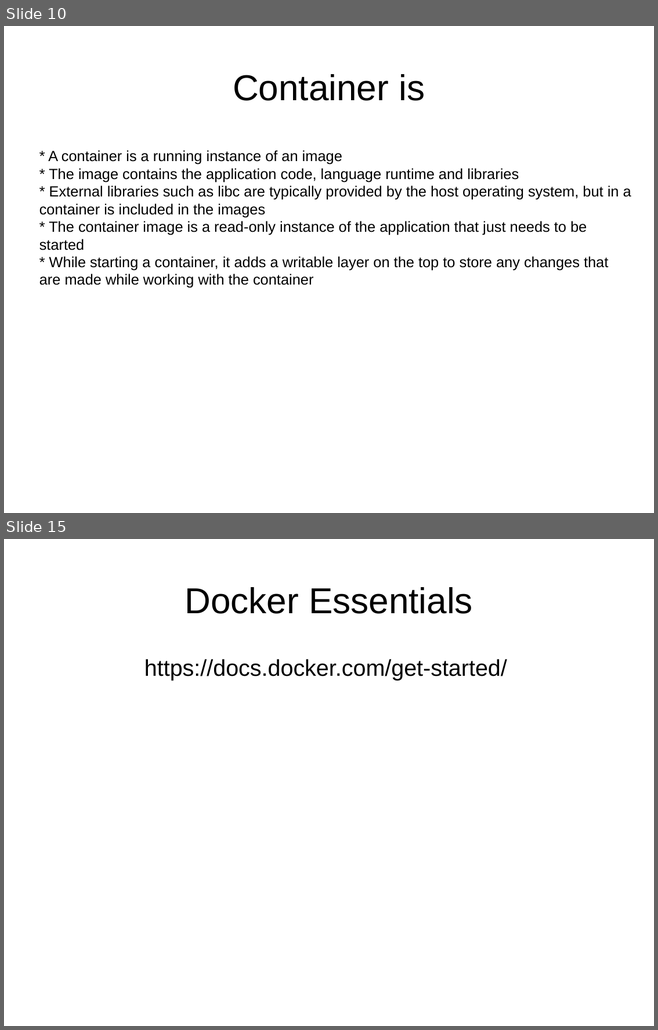
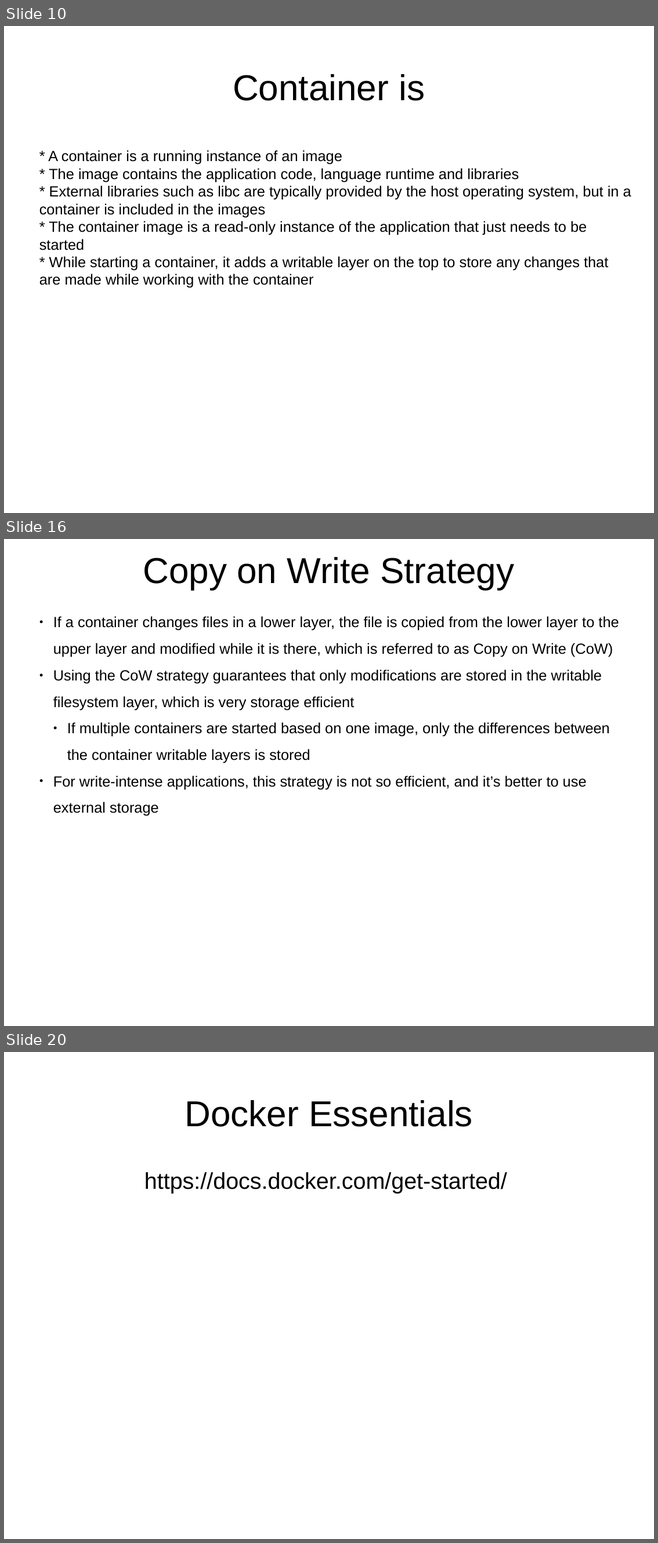
Before and after one commit to j-avdeev/DevOps, a slide deck: Lec presentations/DevOps - lec2 - RAID VM Docker.odp. Shown one above the other, each under a label of ours: slides 10 and 15 before the commit, slides 10, 16 and 20 after it; the slides between them are not shown. The pictures are 658x1030 and 658x1543 pixels, drawn with LibreOffice and Linux fonts; fonts in the diff are those of the drawing. Boxes give left, top, right and bottom in pixels: in the first picture for what was removed or moved away, otherwise in the second. Text is boxed around its words. In the diff, an @@ line names an element or a change of style, - is before the commit and + after.

```diff
--- a/Lec presentations/DevOps - lec2 - RAID VM Docker.odp
+++ b/Lec presentations/DevOps - lec2 - RAID VM Docker.odp
@@ slide 16 added at [4, 539, 654, 1026], background #FFFFFF @@
@@ title added at [143, 557, 514, 589], 44 pt, text #000000 @@
+Copy on Write Strategy
@@ text added at [53, 616, 618, 813], 18 pt, text #000000 @@
+● If a container changes files in a lower layer, the file is copied from the lower layer to the upper layer and modified while it is there, which is referred to as Copy on Write (CoW)
+● Using the CoW strategy guarantees that only modifications are stored in the writable filesystem layer, which is very storage efficient
+  ● If multiple containers are started based on one image, only the differences between the container writable layers is stored
+● For write-intense applications, this strategy is not so efficient, and it’s better to use external storage
@@ what was slide 15 is now slide 20 @@
```
Also in this commit, not shown: 4 slides changed, 4 other slides added, 2 other files.
